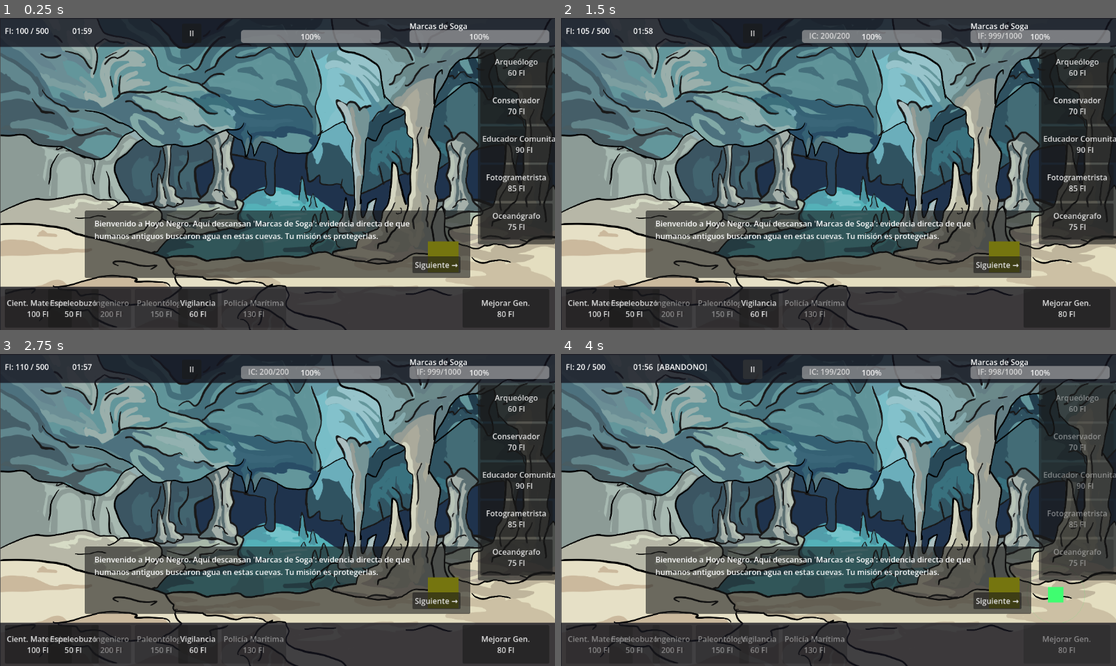
Above: before the commit, frames 1-4 (two rows, left to right).
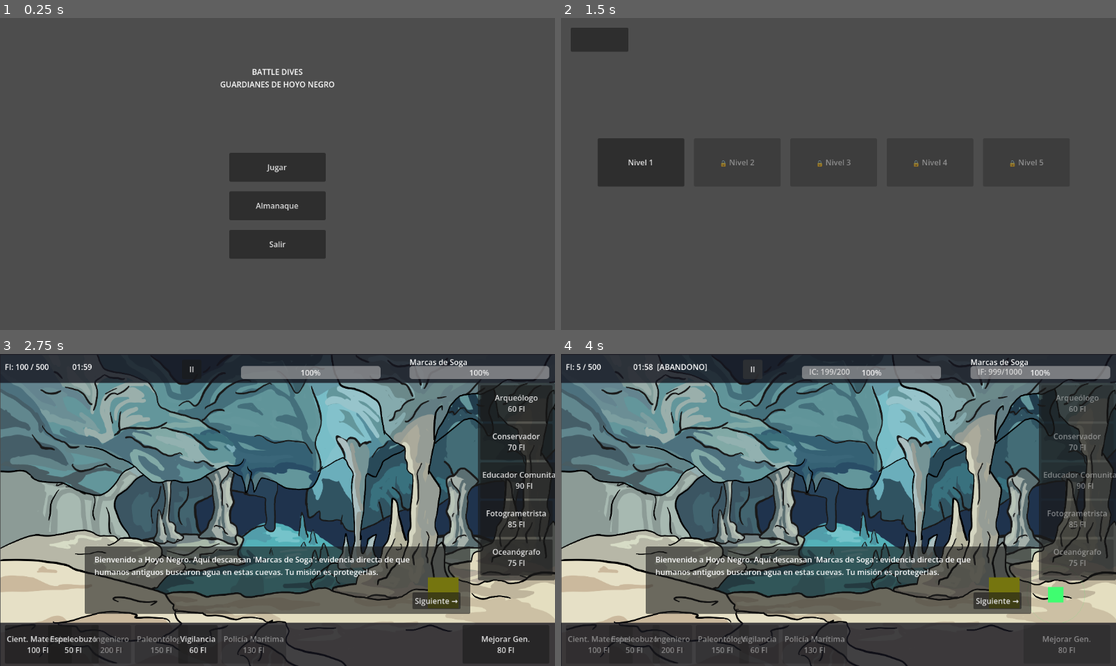
Above: after the commit, the same moments.

Repository: Haziel08/Battle-Dives
Game: Godot game, scene res://ui/main_menu/main_menu.tscn
Same seed, same stepped clock (60 frames per second), same inputs: the game is played once before the commit and once after it. Before the commit the project starts from res://levels/level_base/level_base.tscn.
Inputs (mouse positions are in pixels of both pictures, inside the frame that each line leads up to):
- Up to frame 1 (0.25 s): no input
- Up to frame 2 (1.5 s): click (838, 205) at 0.5 s, where only the run after the commit has a clickable "Almanaque"; click (838, 167) at 1.25 s, where only the run after the commit has a clickable "Jugar"
- Up to frame 3 (2.75 s): click (77, 497) at 2 s, where only the run after the commit has a clickable "Nivel 1"
- Up to frame 4 (4 s): click "Cient. Materiales 100 FI" at 2.75 s; click "II" at 3.5 s

The runs differ from the first frame. In frame 1, 85% of the frame differs, in the area x 0-100%, y 0-100%; in frame 2, 86%; in frame 3, 0.2%; in frame 4, less than 0.1%.

Commit message:
Agregando menu principal y selector de niveles

Diff:
--- /dev/null
+++ b/core/game_state.gd
@@ -0,0 +1,36 @@
+extends Node
+
+# Lista de niveles del juego, en orden (índice 0 = Nivel 1)
+var niveles: Array[LevelData] = []
+
+var indice_nivel_actual: int = 0
+var niveles_desbloqueados: Array[bool] = [true, false, false, false, false]
+
+func _ready() -> void:
+	# Carga los niveles disponibles.
+	# Mientras no existan nivel_2..5, se repite nivel_1 como placeholder
+	# para que la navegación no se rompa.
+	var nivel1 = load("res://levels/level_base/nivel_1.tres")
+	niveles = [nivel1, nivel1, nivel1, nivel1, nivel1]
+
+func seleccionar_nivel(indice: int) -> void:
+	if indice < 0 or indice >= niveles.size():
+		return
+	indice_nivel_actual = indice
+
+func get_nivel_actual() -> LevelData:
+	if indice_nivel_actual < niveles.size():
+		return niveles[indice_nivel_actual]
+	return null
+
+func desbloquear_siguiente() -> void:
+	var siguiente = indice_nivel_actual + 1
+	if siguiente < niveles_desbloqueados.size():
+		niveles_desbloqueados[siguiente] = true
+
+func hay_siguiente_nivel() -> bool:
+	return indice_nivel_actual + 1 < niveles.size()
+
+func ir_a_siguiente_nivel() -> void:
+	if hay_siguiente_nivel():
+		indice_nivel_actual += 1
--- a/levels/level_base/level_base.gd
+++ b/levels/level_base/level_base.gd
@@ -101,6 +101,9 @@
 var shake_intensidad: float = 6.0
 
 func _ready() -> void:
+	if GameState.get_nivel_actual() != null:
+		nivel_actual = GameState.get_nivel_actual()
+
 	if nivel_actual == null:
 		print("ERROR: No hay LevelData asignado")
 		return
@@ -503,6 +506,7 @@
 	_terminar_juego("DERROTA\nEl contexto científico fue perdido", false)
 
 func _victoria() -> void:
+	GameState.desbloquear_siguiente()
 	_terminar_juego("¡VICTORIA!\nHallazgo protegido", true)
 
 func _terminar_juego(mensaje: String, gano: bool) -> void:
@@ -531,11 +535,15 @@
 
 func _on_siguiente_pressed() -> void:
 	get_tree().paused = false
-	get_tree().reload_current_scene()
+	if GameState.hay_siguiente_nivel():
+		GameState.ir_a_siguiente_nivel()
+		get_tree().reload_current_scene()
+	else:
+		get_tree().change_scene_to_file("res://ui/level_select/level_select.tscn")
 
 func _on_salir_pressed() -> void:
 	get_tree().paused = false
-	get_tree().reload_current_scene()
+	get_tree().change_scene_to_file("res://ui/level_select/level_select.tscn")
 
 # ============================================================
 # PAUSA
--- a/project.godot
+++ b/project.godot
@@ -11,8 +11,12 @@
 [application]
 
 config/name="BattleDives"
-run/main_scene="uid://brppgvu4756t3"
+run/main_scene="res://ui/main_menu/main_menu.tscn"
 config/features=PackedStringArray("4.6", "GL Compatibility")
+
+[autoload]
+
+GameState="*uid://bbdi3adud7pto"
 
 [input]
 
--- /dev/null
+++ b/ui/level_select/level_select.gd
@@ -0,0 +1,26 @@
+extends Node2D
+
+@onready var botones_nivel: Array = [
+	$UI/BtnNivel1, $UI/BtnNivel2, $UI/BtnNivel3, $UI/BtnNivel4, $UI/BtnNivel5
+]
+@onready var btn_volver: Button = $UI/BtnVolver
+
+func _ready() -> void:
+	for i in botones_nivel.size():
+		var idx = i
+		botones_nivel[i].pressed.connect(func(): _seleccionar(idx))
+		var desbloqueado = GameState.niveles_desbloqueados[i]
+		botones_nivel[i].disabled = not desbloqueado
+		if desbloqueado:
+			botones_nivel[i].text = "Nivel %d" % (i + 1)
+		else:
+			botones_nivel[i].text = "🔒 Nivel %d" % (i + 1)
+
+	btn_volver.pressed.connect(_on_volver)
+
+func _seleccionar(indice: int) -> void:
+	GameState.seleccionar_nivel(indice)
+	get_tree().change_scene_to_file("res://levels/level_base/level_base.tscn")
+
+func _on_volver() -> void:
+	get_tree().change_scene_to_file("res://ui/main_menu/main_menu.tscn")
--- /dev/null
+++ b/ui/level_select/level_select.tscn
@@ -0,0 +1,44 @@
+[gd_scene format=3 uid="uid://6gdqrjnyc00b"]
+
+[ext_resource type="Script" uid="uid://d24oye8aotxbx" path="res://ui/level_select/level_select.gd" id="1_pjhtp"]
+
+[node name="LevelSelect" type="Node2D" unique_id=932344432]
+script = ExtResource("1_pjhtp")
+
+[node name="UI" type="CanvasLayer" parent="." unique_id=784095070]
+
+[node name="BtnNivel1" type="Button" parent="UI" unique_id=392614107]
+offset_left = 76.0
+offset_top = 250.0
+offset_right = 256.0
+offset_bottom = 350.0
+
+[node name="BtnNivel2" type="Button" parent="UI" unique_id=766791905]
+offset_left = 276.0
+offset_top = 250.0
+offset_right = 456.0
+offset_bottom = 350.0
+
+[node name="BtnNivel3" type="Button" parent="UI" unique_id=1713535740]
+offset_left = 476.0
+offset_top = 250.0
+offset_right = 656.0
+offset_bottom = 350.0
+
+[node name="BtnNivel4" type="Button" parent="UI" unique_id=997790486]
+offset_left = 676.0
+offset_top = 250.0
+offset_right = 856.0
+offset_bottom = 350.0
+
+[node name="BtnNivel5" type="Button" parent="UI" unique_id=1642114105]
+offset_left = 876.0
+offset_top = 250.0
+offset_right = 1056.0
+offset_bottom = 350.0
+
+[node name="BtnVolver" type="Button" parent="UI" unique_id=230906300]
+offset_left = 20.0
+offset_top = 20.0
+offset_right = 140.0
+offset_bottom = 70.0
--- /dev/null
+++ b/ui/main_menu/main_menu..gd
@@ -0,0 +1,19 @@
+extends Node2D
+
+@onready var btn_jugar: Button = $UI/BtnJugar
+@onready var btn_almanaque: Button = $UI/BtnAlmanaque
+@onready var btn_salir: Button = $UI/BtnSalir
+
+func _ready() -> void:
+	btn_jugar.pressed.connect(_on_jugar)
+	btn_almanaque.pressed.connect(_on_almanaque)
+	btn_salir.pressed.connect(_on_salir)
+
+func _on_jugar() -> void:
+	get_tree().change_scene_to_file("res://ui/level_select/level_select.tscn")
+
+func _on_almanaque() -> void:
+	print("Almanaque: pendiente de implementar")
+
+func _on_salir() -> void:
+	get_tree().quit()
--- /dev/null
+++ b/ui/main_menu/main_menu.tscn
@@ -0,0 +1,40 @@
+[gd_scene format=3 uid="uid://duweosmqcktef"]
+
+[ext_resource type="Script" uid="uid://d0rqh530jeoqj" path="res://ui/main_menu/main_menu..gd" id="1_uhj5c"]
+
+[node name="MainMenu" type="Node2D" unique_id=1311533087]
+script = ExtResource("1_uhj5c")
+
+[node name="UI" type="CanvasLayer" parent="." unique_id=1458712605]
+
+[node name="Titulo" type="Label" parent="UI" unique_id=665885527]
+offset_left = 326.0
+offset_top = 100.0
+offset_right = 826.0
+offset_bottom = 180.0
+text = "Battle Dives
+Guardianes de Hoyo Negro"
+horizontal_alignment = 1
+autowrap_mode = 2
+uppercase = true
+
+[node name="BtnJugar" type="Button" parent="UI" unique_id=82948246]
+offset_left = 476.0
+offset_top = 280.0
+offset_right = 676.0
+offset_bottom = 340.0
+text = "Jugar"
+
+[node name="BtnAlmanaque" type="Button" parent="UI" unique_id=1725779963]
+offset_left = 476.0
+offset_top = 360.0
+offset_right = 676.0
+offset_bottom = 420.0
+text = "Almanaque"
+
+[node name="BtnSalir" type="Button" parent="UI" unique_id=1829183049]
+offset_left = 476.0
+offset_top = 440.0
+offset_right = 676.0
+offset_bottom = 500.0
+text = "Salir"
Not shown, added: core/game_state.gd.uid
Not shown, added: ui/level_select/level_select.gd.uid
Not shown, added: ui/main_menu/main_menu..gd.uid
